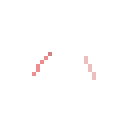
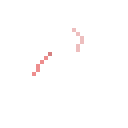
Before/after of a w=128, h=128 layered artwork. What changed in the layer stack:
showed "arms_set_blank_side_scratch_frame7" over [72, 28, 84, 52]
hid "arms_set_blank_side_scratch_frame0" over [84, 56, 96, 80]
